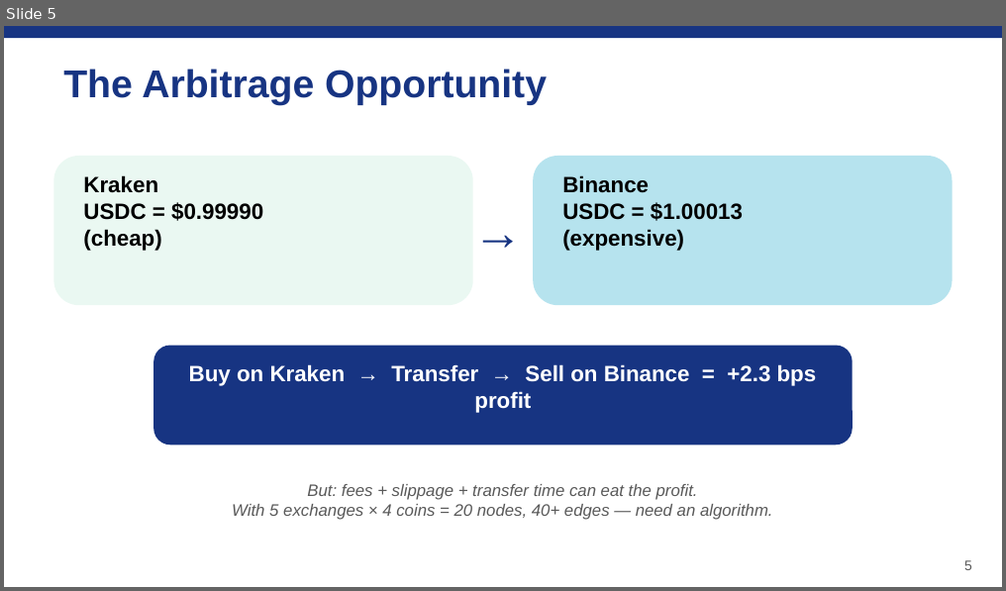
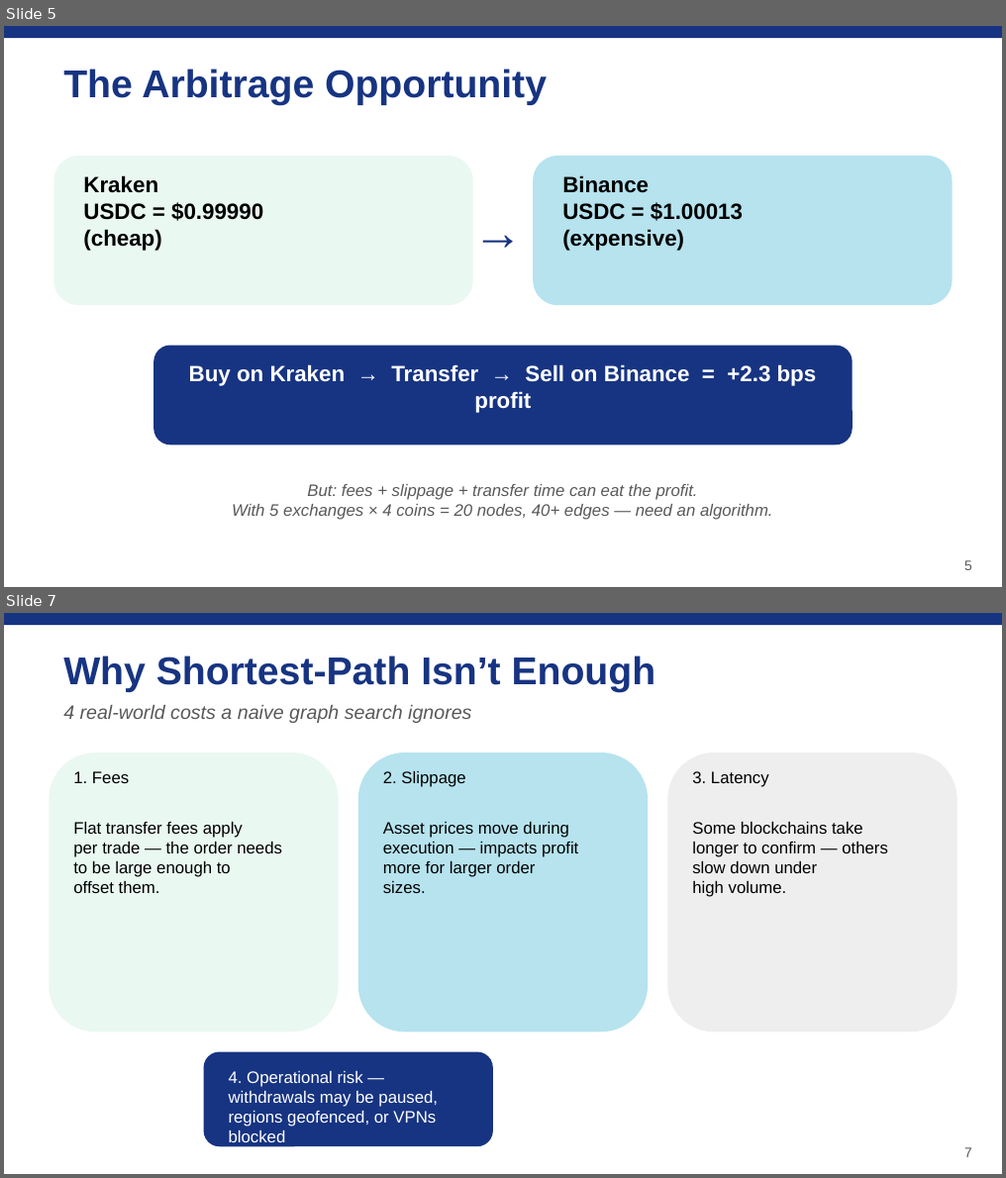
Before and after one commit to kevinl03/Stablecoin-CrossExchange-Arbitrage, a slide deck: astar_arbitrage_deck.pptx. Shown one above the other, each under a label of ours: slide 5 before the commit, slides 5 and 7 after it; the slides between them are not shown. The pictures are 1006x591 and 1006x1178 pixels, drawn with LibreOffice and Linux fonts; fonts in the diff are those of the drawing. Boxes give left, top, right and bottom in pixels: in the first picture for what was removed or moved away, otherwise in the second. Text is boxed around its words. In the diff, an @@ line names an element or a change of style, - is before the commit and + after.

Commit message:
fix: shrink oversized graph image on slide 6, add real-world-costs slide
- Slide 6 image now fit-to-box (max 5.7x4.1in) instead of overflowing the slide
- New slide 7: Why Shortest-Path Isn't Enough - Fees, Slippage, Latency,
  Operational risk (ported from the original GSS research deck)
- Renumbered all subsequent slides (16 slides total)

```diff
--- a/astar_arbitrage_deck.pptx
+++ b/astar_arbitrage_deck.pptx
@@ slide 7 added at bbox=[4, 613, 1002, 1174], background #FFFFFF @@
@@ rectangle added at bbox=[4, 613, 1002, 625], fill #173482 @@
@@ text added at bbox=[63, 656, 656, 692], 28 pt, text #173482, bold @@
+Why Shortest-Path Isn’t Enough
@@ text added at bbox=[63, 705, 471, 723], 14 pt, text #595959, italic @@
+4 real-world costs a naive graph search ignores
@@ rounded rectangle added at bbox=[49, 753, 339, 1032], fill #EAF8F2 @@
@@ rounded rectangle added at bbox=[358, 753, 648, 1032], fill #B6E3EE @@
@@ rounded rectangle added at bbox=[667, 753, 957, 1032], fill #EEEEEE @@
@@ text added at bbox=[73, 771, 282, 893], 12 pt, text #000000 @@
+1. Fees
+Flat transfer fees apply
+per trade — the order needs
+to be large enough to
+offset them.
@@ text added at bbox=[383, 771, 578, 893], 12 pt, text #000000 @@
+2. Slippage
+Asset prices move during
+execution — impacts profit
+more for larger order
+sizes.
@@ text added at bbox=[692, 771, 888, 897], 12 pt, text #000000 @@
+3. Latency
+Some blockchains take
+longer to confirm — others
+slow down under
+high volume.
@@ rounded rectangle added at bbox=[204, 1053, 493, 1147], fill #173482 @@
@@ text added at bbox=[229, 1071, 438, 1148], 12 pt, text #FFFFFF @@
+4. Operational risk — withdrawals may be paused,
+regions geofenced, or VPNs blocked
@@ text added at bbox=[964, 1148, 972, 1157], 10 pt, text #595959 @@
+7
```
Also in this commit, not shown: 10 slides changed, 1 other file.
